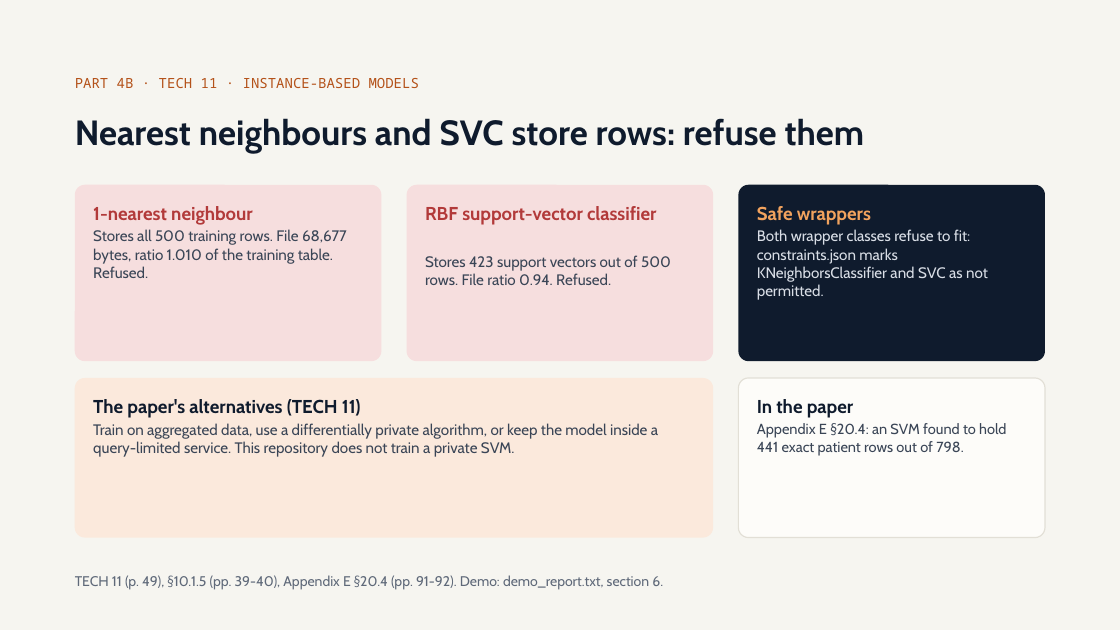
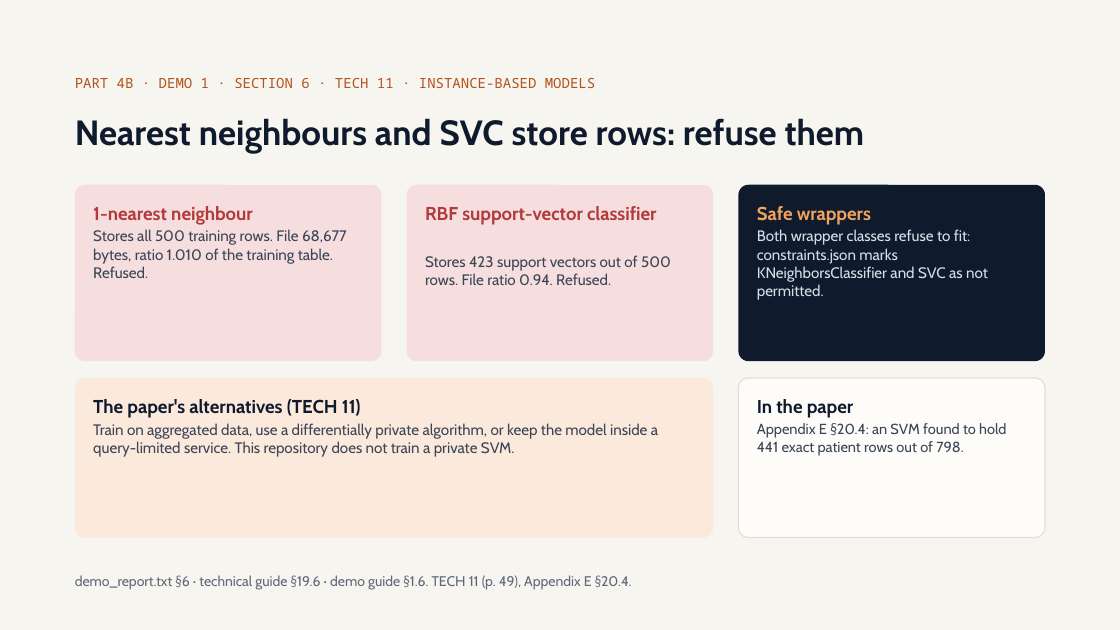
Before and after one commit to olonok69/graimatter_ML, a slide deck: slide 47 of docs/Adversarial_ML.pptx (slide 46 before the commit). Drawn at 1120x630 pixels with LibreOffice and Linux fonts; fonts in the diff are those of the drawing. Boxes give left, top, right and bottom in pixels: in the first picture for what was removed or moved away, otherwise in the second. Text is boxed around its words. In the diff, an @@ line names an element or a change of style, - is before the commit and + after.

```diff
--- a/docs/Adversarial_ML.pptx
+++ b/docs/Adversarial_ML.pptx
@@ text at <box>75,78,595,88</box>: text changed @@
-PART 4B · TECH 11 · INSTANCE-BASED MODELS
+PART 4B · DEMO 1 · SECTION 6 · TECH 11 · INSTANCE-BASED MODELS
@@ text at <box>75,575,632,590</box>: text changed @@
-TECH 11 (p. 49), §10.1.5 (pp. 39-40), Appendix E §20.4 (pp. 91-92). Demo: demo_report.txt, section 6.
+demo_report.txt §6 · technical guide §19.6 · demo guide §1.6. TECH 11 (p. 49), Appendix E §20.4.
```
Also in this commit, not shown: 23 other slides changed, 1 slide added, 14 other files.
